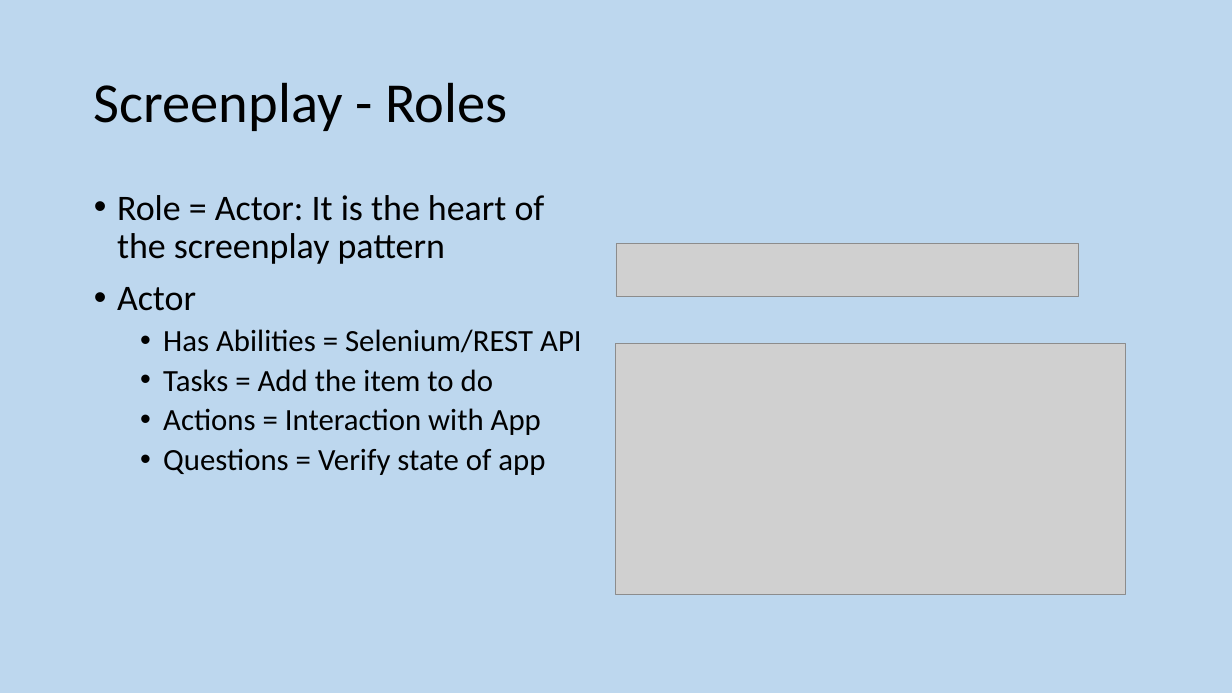
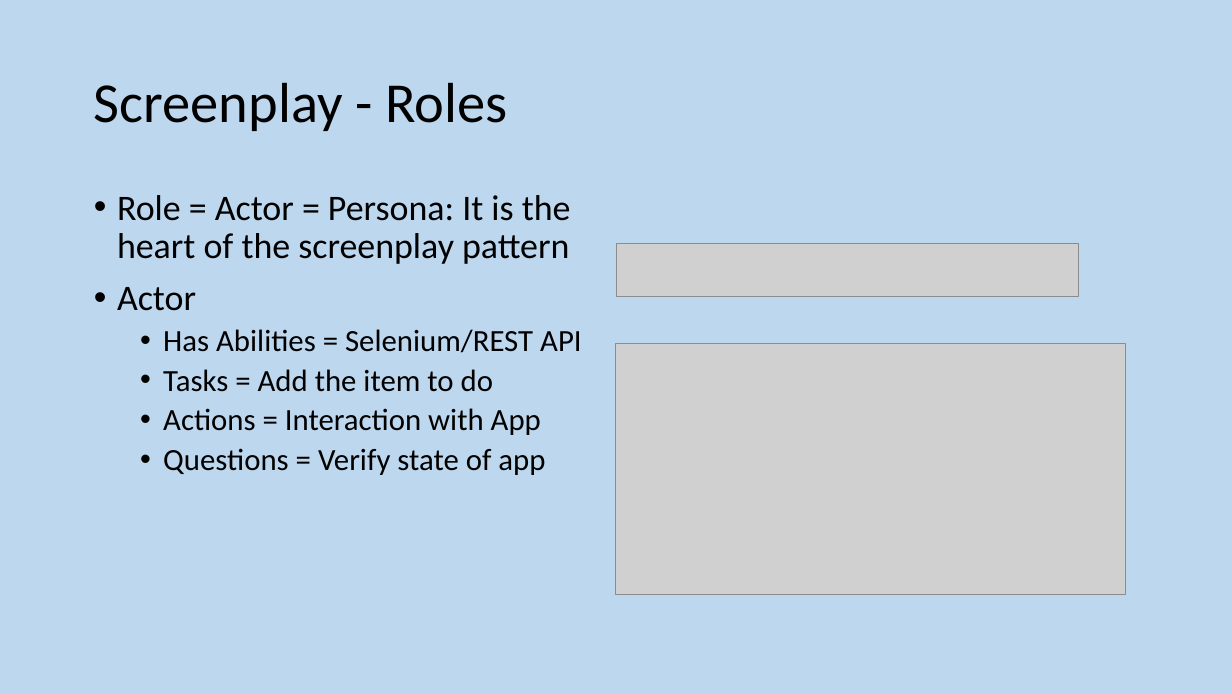
Before and after one commit to GeeChao/serenityjourneydemo, a slide deck: slide 15 of STAG - Screenplay demo.pptx. Drawn at 1232x693 pixels with LibreOffice and Linux fonts; fonts in the diff are those of the drawing; grey boxes stand for pictures. Boxes give left, top, right and bottom in pixels: in the first picture for what was removed or moved away, otherwise in the second. Text is boxed around its words. In the diff, an @@ line names an element or a change of style, - is before the commit and + after.

```diff
--- a/STAG - Screenplay demo.pptx
+++ b/STAG - Screenplay demo.pptx
@@ text at bbox=[117, 195, 571, 264]: text changed @@
-• Role = Actor: It is the heart of the screenplay pattern
+• Role = Actor = Persona: It is the heart of the screenplay pattern
```
Also in this commit, not shown: 14 other slides changed, 6 other files.
